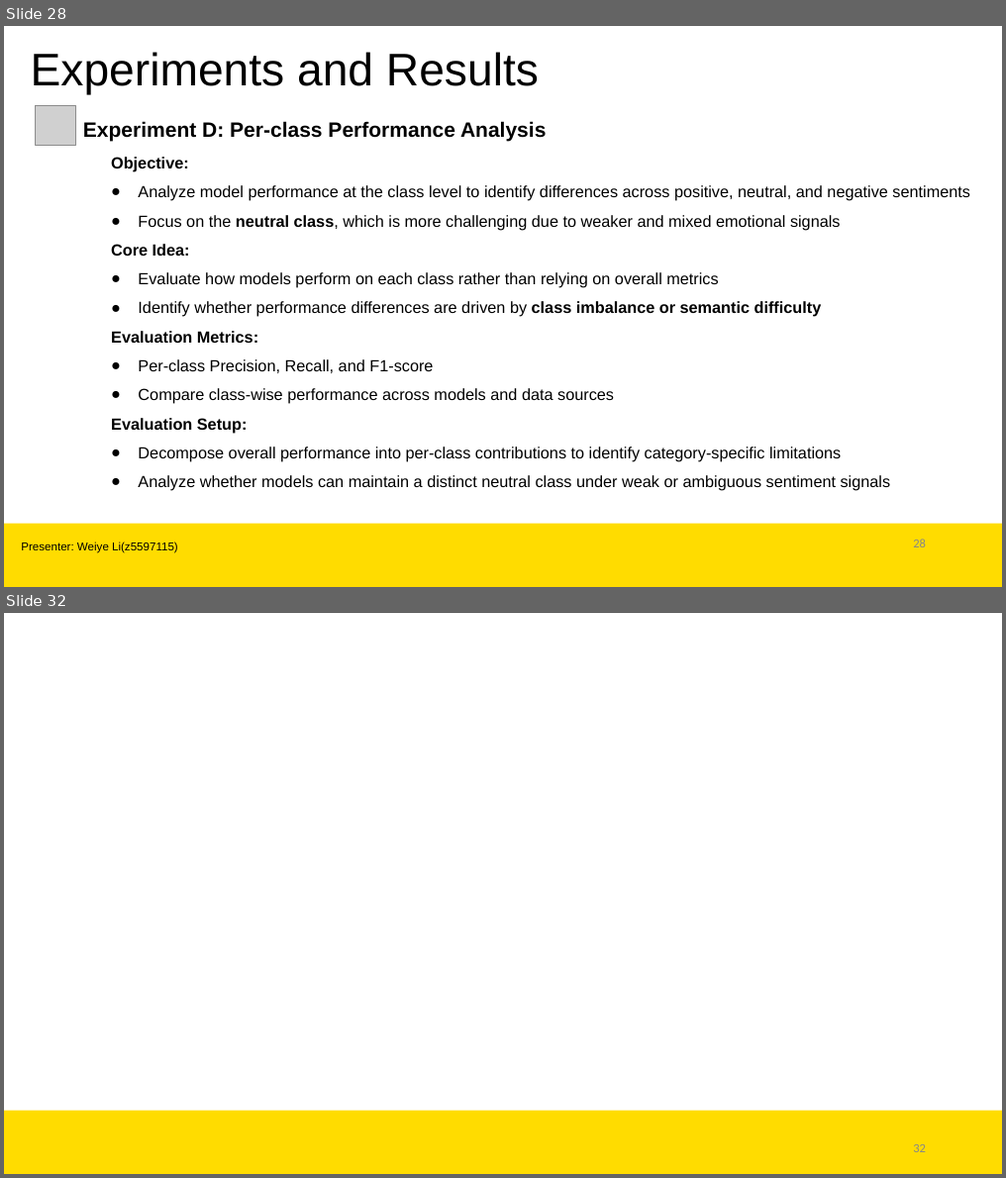
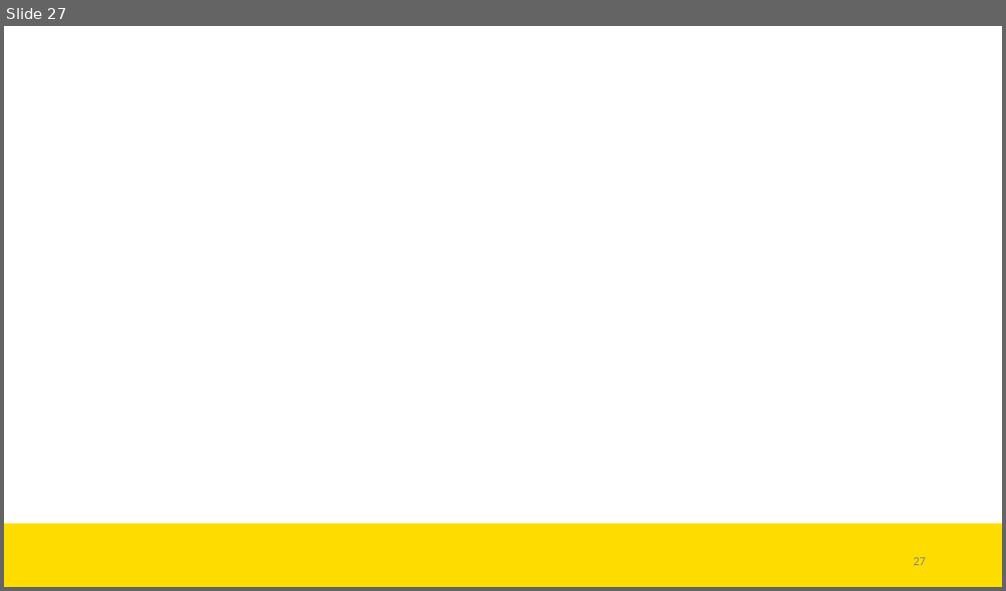
Before and after one commit to SenRanja/CloseClaw, a slide deck: presentation/CloseClowPresentation.pptx. Shown one above the other, each under a label of ours: slides 28 and 32 before the commit, slide 27 after it; the slides between them are not shown. The pictures are 1006x1178 and 1006x591 pixels, drawn with LibreOffice and Linux fonts; fonts in the diff are those of the drawing; grey boxes stand for pictures; background and template pictures are left out. Boxes give left, top, right and bottom in pixels: in the first picture for what was removed or moved away, otherwise in the second. Text is boxed around its words. In the diff, an @@ line names an element or a change of style, - is before the commit and + after.

```diff
--- a/presentation/CloseClowPresentation.pptx
+++ b/presentation/CloseClowPresentation.pptx
@@ slide 28 removed at <box>4,26,1002,587</box>, background #FFFFFF; not listed: 1 template element that a slide beside it also shows @@
@@ title removed at <box>31,52,539,95</box> @@
-Experiments and Results
@@ picture removed at <box>36,105,76,145</box> @@
@@ text removed at <box>83,121,546,141</box> @@
-Experiment D: Per-class Performance Analysis
@@ text removed at <box>111,157,970,491</box> @@
-Objective:
-● Analyze model performance at the class level to identify differences across positive, neutral, and negative sentiments
-● Focus on the neutral class, which is more challenging due to weaker and mixed emotional signals
-Core Idea:
-● Evaluate how models perform on each class rather than relying on overall metrics
-● Identify whether performance differences are driven by class imbalance or semantic difficulty
-Evaluation Metrics:
-● Per-class Precision, Recall, and F1-score
-● Compare class-wise performance across models and data sources
-Evaluation Setup:
-● Decompose overall performance into per-class contributions to identify category-specific limitations
-● Analyze whether models can maintain a distinct neutral class under weak or ambiguous sentiment signals
@@ text removed at <box>21,542,178,554</box> @@
-Presenter: Weiye Li(z5597115)
@@ page number removed at <box>913,539,926,548</box> @@
-28
@@ what was slide 32 is now slide 27 @@
@@ page number at <box>913,558,926,566</box>: text changed @@
-32
+27
```
Also in this commit, not shown: 5 slides changed, 1 slide added, 5 other slides removed, 2 other files.
